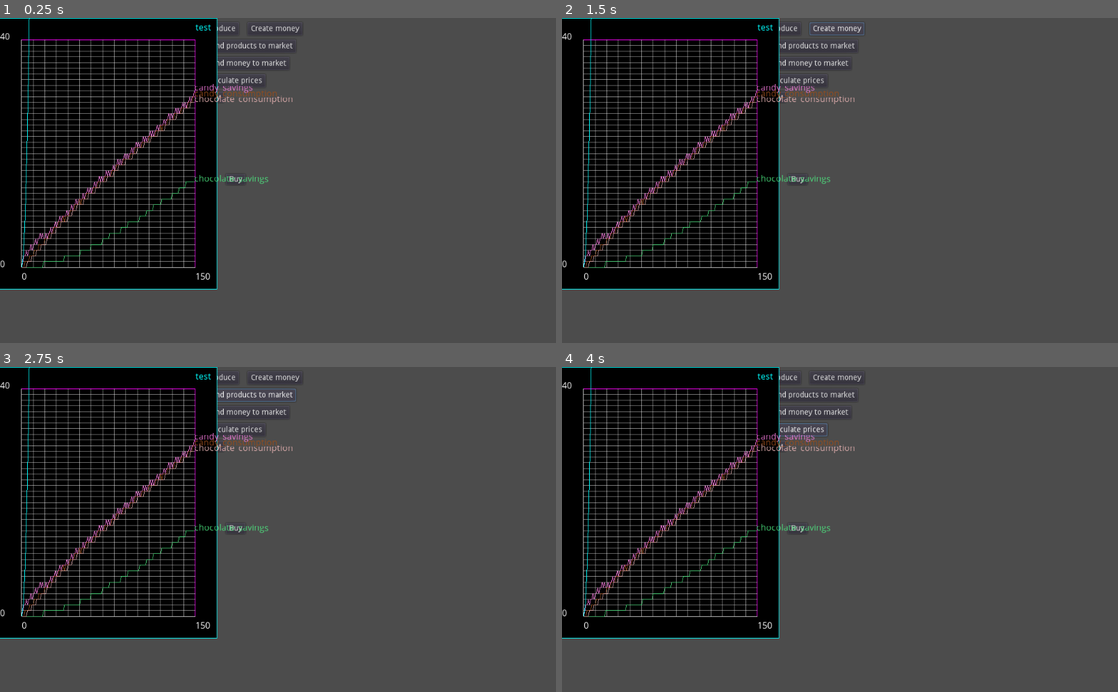
Above: before the commit, frames 1-4 (two rows, left to right).
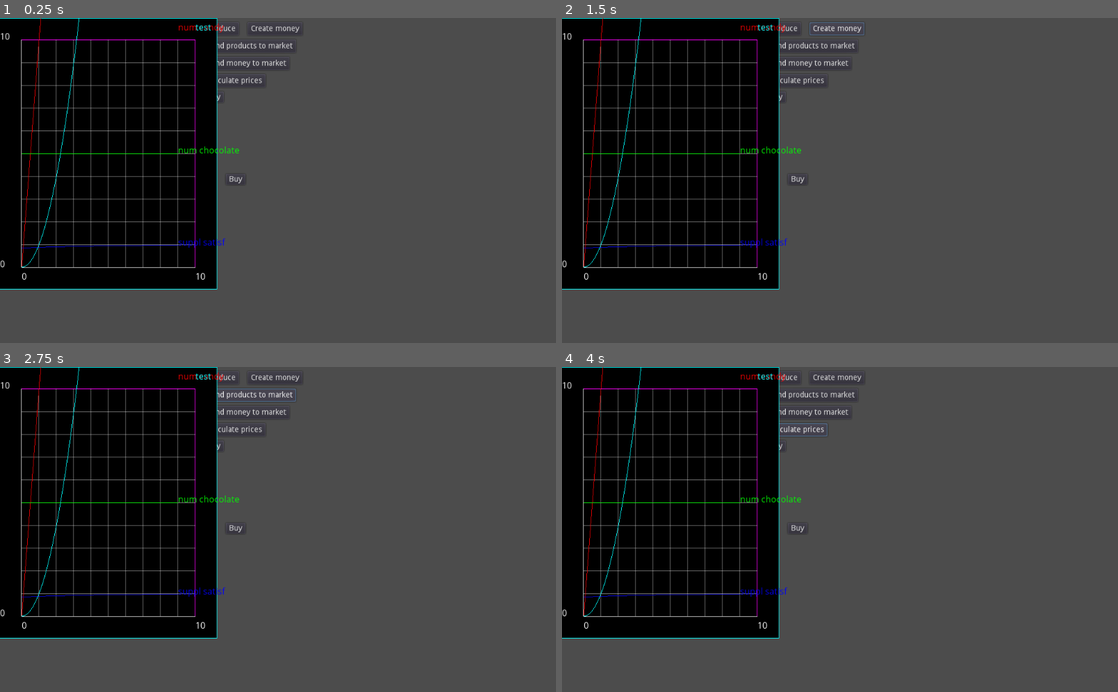
Above: after the commit, the same moments.

Repository: carlostgit/Fiat2
Game: Godot game, scene res://Fiat.tscn
The game is run twice, just before and just after one commit, with the same random seed, the same clock (stepped at 60 frames per second) and the same inputs.
Inputs:
- Up to frame 1 (0.25 s): no input
- Up to frame 2 (1.5 s): click "Produce" at 0.5 s; click "Create money" at 1.25 s
- Up to frame 3 (2.75 s): click "Send products to market" at 2 s
- Up to frame 4 (4 s): click "Send money to market" at 2.75 s; click "Calculate prices" at 3.5 s

The runs differ from the first frame. In frame 1, 5.7% of the frame differs, in the area x 0-53%, y 0-81%; in frame 2, 5.7%; in frame 3, 5.7%; in frame 4, 5.7%.

Commit message:
Separo en pequeños métodos el método calculate_satisf_of_combidict

Diff:
--- a/PriceCalculation/PriceCalculationTester.gd
+++ b/PriceCalculation/PriceCalculationTester.gd
@@ -16,8 +16,8 @@
 # Called when the node enters the scene tree for the first time.
 func _ready():
 
-	var x_max:float = 150
-	var y_max:float = 40
+	var x_max:float = 10
+	var y_max:float = 10
 	var plotter:Plotter = Plotter.new(x_max,y_max)
 	plotter.set_size(Vector2(400,400))
 	plotter.set_size(Vector2(400,500))
@@ -151,7 +151,7 @@
 #			count += 1
 
 
-	if true:
+	if false:
 		var options:Array = satisfaction_calculator.get_options()
 		var option_points_dict:Dictionary = {}
 		for option in options:
@@ -185,6 +185,24 @@
 			count += 1
 
 
+	if true:
+#		var num_candy=5
+		var num_chocolate=5
+		var array_candy:Array = []
+		var array_chocolate:Array = []
+		var array_satisf_supplem:Array = []
+		for x in range (0,10):
+#			var num_chocolate:int = x
+			var num_candy:int = x*10
+			var combidict:Dictionary = {"candy_savings":num_candy,"chocolate_savings":num_chocolate}
+			var satisf_supplem:float = satisfaction_calculator.calculate_satisf_of_combidict_from_supplementary_combos(combidict)
+			array_candy.append(Vector2(x,num_candy))
+			array_chocolate.append(Vector2(x,num_chocolate))
+			array_satisf_supplem.append(Vector2(x,satisf_supplem))
+		plotter.add_point_group(1,array_candy,Color(1,0,0,0.9), "num candy")
+		plotter.add_point_group(2,array_chocolate,Color(0,1,0,0.9), "num chocolate")
+		plotter.add_point_group(3,array_satisf_supplem,Color(0,0,1,0.9), "suppl satisf")
+
 #	TODO
 #	Modificar parametros en funcion de calidad del producto como ahorro
 
--- a/PriceCalculation/SatisfactionCalculator.gd
+++ b/PriceCalculation/SatisfactionCalculator.gd
@@ -255,17 +255,18 @@
 #	else:
 #		assert(false)
 
-
-func calculate_satisf_of_combidict(combidict_arg:Dictionary) -> float:
-	var satisfaction_return = 0.0
+func calculate_satisf_of_combidict_from_individual_options(combidict_arg:Dictionary) -> float:
 
 	var satisf_of_opt_individually = 0.0
 	for option in self._options:
 		if combidict_arg.has(option):
 			var amount_of_option = combidict_arg[option]
 			satisf_of_opt_individually += self.calculate_satifaction_of_option(option,amount_of_option)
-	#		var satisf_curve:SatisfactionCurve = _product_satisf_curve_dict[product]
-	#		satisf_of_prod_individually += satisf_curve.calculate_satifaction(amount_of_product)
+
+	return satisf_of_opt_individually
+
+
+func calculate_satisf_of_combidict_from_complementary_combos(combidict_arg:Dictionary) -> float:
 
 	var satisf_of_combi = 0.0
 	for combi_name in self._complementary_combos.keys():
@@ -283,11 +284,16 @@
 
 		satisf_of_combi += self.calculate_satifaction_of_opt_complementary_combo(combi_name,amount_of_combi)
 
+	return satisf_of_combi
+
+
+func calculate_satisf_of_combidict_from_supplementary_combos(combidict_arg:Dictionary) -> float:
 #	Satisfacción de los supplementary combos
 #var _supplementary_combos:Dictionary = {	"savings":	{	"candy_savings":0.1,
 #															"chocolate_savings":1.0
 #														}
 #										}
+	var satisf_of_combi:float = 0.0
 	for supp_combo_name in self._supplementary_combos.keys():
 		var amount_of_supp_combo = 0.0
 		var supplementary_combo_dict:Dictionary = self._supplementary_combos[supp_combo_name]
@@ -301,13 +307,22 @@
 
 		satisf_of_combi += self.calculate_satifaction_of_opt_supplementary_combo(supp_combo_name,amount_of_supp_combo)
 
-
-	satisfaction_return = satisf_of_opt_individually+satisf_of_combi
-
-#	Añadir satisfacción de combos suplementarios
-
-#	print("indiv: "+str(satisf_of_prod_individually))
-#	print("combi: "+str(satisf_of_combi))
+	return satisf_of_combi
+
+
+func calculate_satisf_of_combidict(combidict_arg:Dictionary) -> float:
+
+	var satisf_of_opt_individually = 0.0
+	satisf_of_opt_individually = calculate_satisf_of_combidict_from_individual_options(combidict_arg)
+
+	var satisf_of_complementary_combi = 0.0
+	satisf_of_complementary_combi = calculate_satisf_of_combidict_from_complementary_combos(combidict_arg)
+
+	var satisf_of_supplementary_combi = 0.0
+	satisf_of_supplementary_combi = calculate_satisf_of_combidict_from_supplementary_combos(combidict_arg)
+
+	var satisfaction_return = 0.0
+	satisfaction_return = satisf_of_opt_individually+satisf_of_complementary_combi+satisf_of_supplementary_combi
 
 	return satisfaction_return
 
